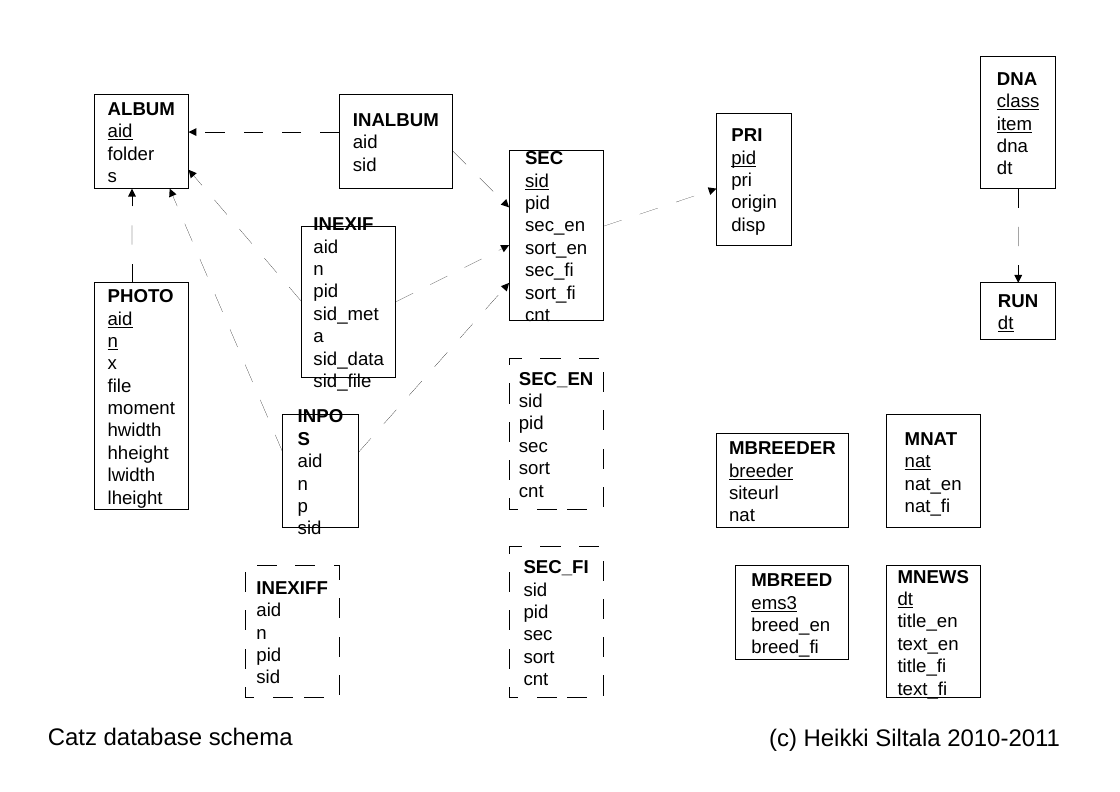
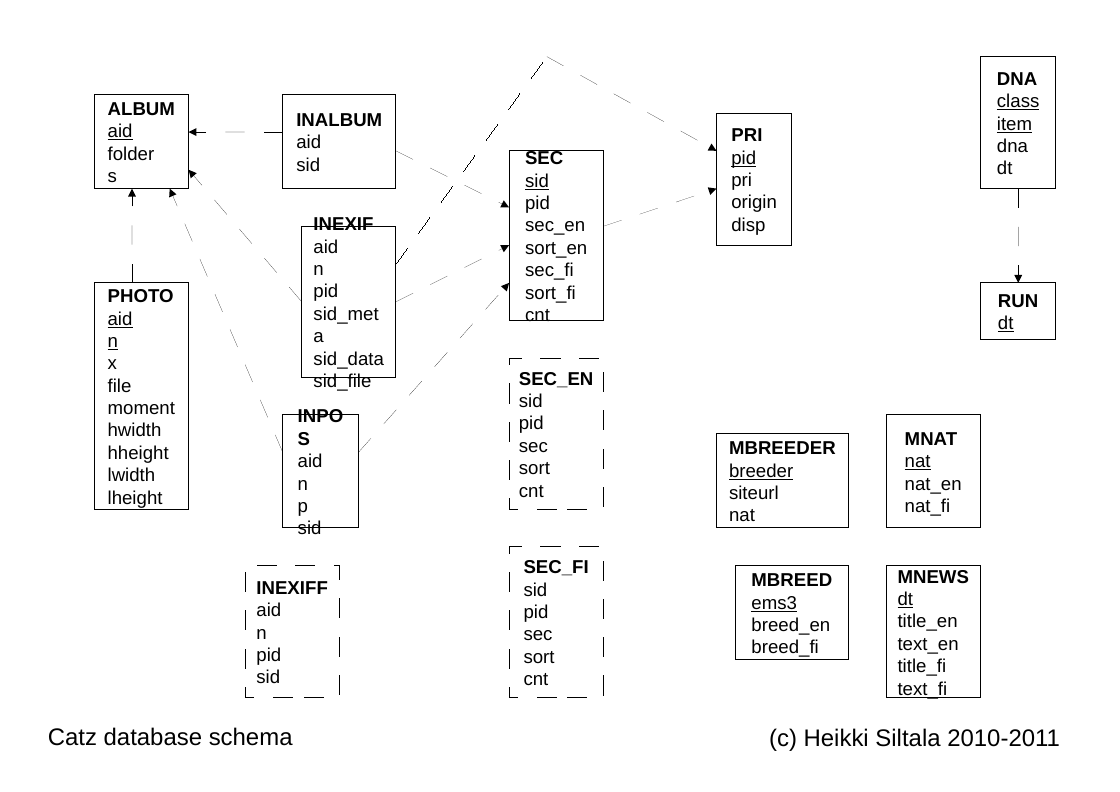
Before and after one commit to XDF/catz, a slide deck: slide 1 of doc/catz_schema.odp. Drawn at 1120x792 pixels with LibreOffice and Linux fonts; fonts in the diff are those of the drawing. Boxes give left, top, right and bottom in pixels: in the first picture for what was removed or moved away, otherwise in the second. Text is boxed around its words. In the diff, an @@ line names an element or a change of style, - is before the commit and + after.

```diff
--- a/doc/catz_schema.odp
+++ b/doc/catz_schema.odp
@@ line added from (396, 264) to (547, 57), #000000 0 pt @@
@@ arrow added from (547, 57) to (717, 150), #000000 0 pt @@
@@ rectangle "INALBUM": place and size @@
-rectangle "INALBUM" at bbox=[339, 94, 452, 188]
+rectangle "INALBUM" at bbox=[283, 94, 396, 188]
@@ arrow moved from (339, 132) - (189, 132) to (283, 132) - (189, 132) @@
@@ arrow moved from (452, 150) - (509, 208) to (396, 150) - (509, 208) @@
```
Also in this commit, not shown: 5 other files.
